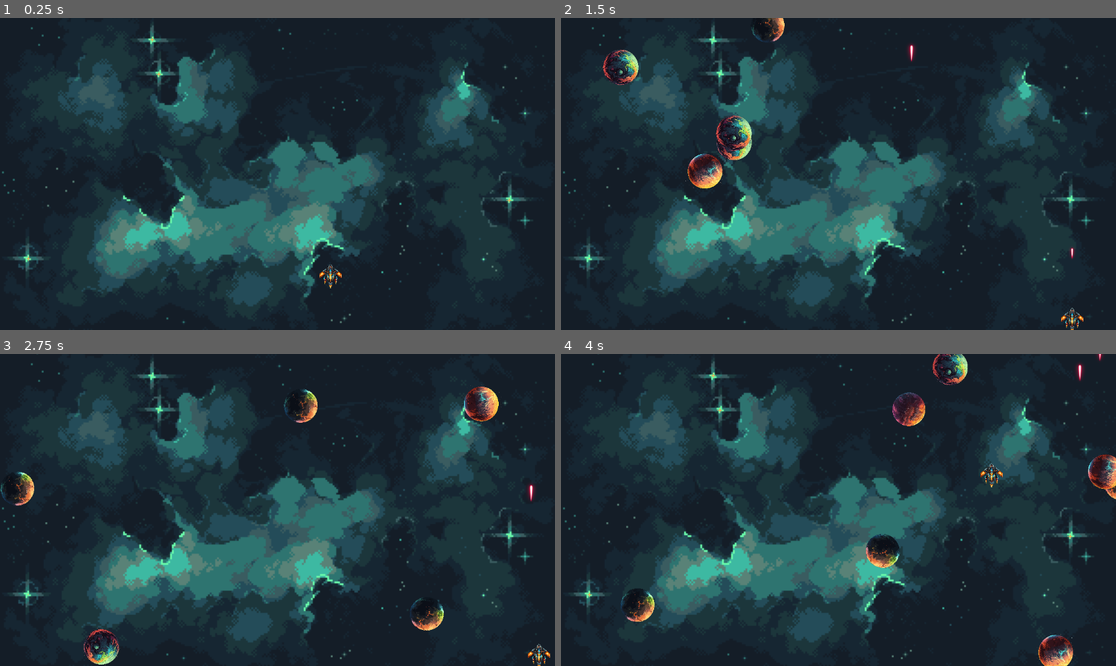
Above: before the commit, frames 1-4 (two rows, left to right).
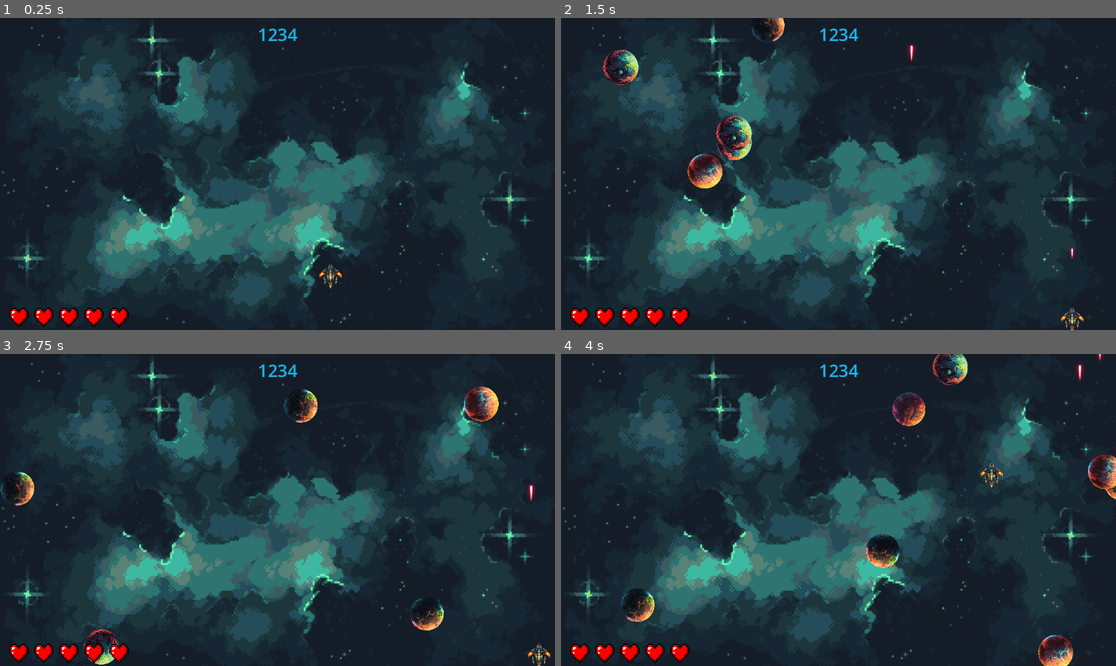
Above: after the commit, the same moments.

Repository: speregil/SpaceShooterTest
Game: Godot game, scene res://scenes/level.tscn
Two runs of this game, one before a commit and one after it. Both use one fixed random seed, a clock stepped at 60 frames per second and the inputs below.
Inputs:
- Up to frame 1 (0.25 s): no input
- Up to frame 2 (1.5 s): hold Right (right) 0.53-1.28 s; tap Space (shoot) at 0.6, 1.35 s; hold Down (down) from 1.28 s (still down)
- Up to frame 3 (2.75 s): release Down (down) at 2.03 s; hold Right (right) from 2.03 s (still down); tap Space (shoot) at 2.1 s
- Up to frame 4 (4 s): release Right (right) at 2.78 s; hold Up (up) 2.78-3.53 s; tap Space (shoot) at 2.85, 3.6 s; hold Left (left) from 3.53 s (still down)

The runs differ from the first frame. In frame 1, 0.9% of the frame differs, in the area x 1-54%, y 3-100%; in frame 2, 0.9%; in frame 3, 0.9%; in frame 4, 0.9%.

Commit message:
UI added

Diff:
--- /dev/null
+++ b/testproject/scenes/game_over.tscn
@@ -0,0 +1,66 @@
+[gd_scene format=3 uid="uid://dfmsoceysvscx"]
+
+[node name="GameOver" type="Control"]
+layout_mode = 3
+anchors_preset = 15
+anchor_right = 1.0
+anchor_bottom = 1.0
+grow_horizontal = 2
+grow_vertical = 2
+
+[node name="BG" type="ColorRect" parent="."]
+layout_mode = 1
+anchors_preset = 15
+anchor_right = 1.0
+anchor_bottom = 1.0
+grow_horizontal = 2
+grow_vertical = 2
+color = Color(0.227451, 0.180392, 0.247059, 1)
+metadata/_edit_lock_ = true
+
+[node name="CenterContainer" type="CenterContainer" parent="."]
+layout_mode = 1
+anchors_preset = 8
+anchor_left = 0.5
+anchor_top = 0.5
+anchor_right = 0.5
+anchor_bottom = 0.5
+offset_left = -43.5
+offset_top = -20.0
+offset_right = 43.5
+offset_bottom = 20.0
+grow_horizontal = 2
+grow_vertical = 2
+
+[node name="VBoxContainer" type="VBoxContainer" parent="CenterContainer"]
+layout_mode = 2
+
+[node name="Label" type="Label" parent="CenterContainer/VBoxContainer"]
+layout_mode = 2
+theme_override_font_sizes/font_size = 72
+text = "Game Over"
+horizontal_alignment = 1
+
+[node name="Label2" type="Label" parent="CenterContainer/VBoxContainer"]
+layout_mode = 2
+theme_override_font_sizes/font_size = 36
+text = "Score 0"
+horizontal_alignment = 1
+
+[node name="MarginContainer" type="MarginContainer" parent="."]
+layout_mode = 1
+anchors_preset = 7
+anchor_left = 0.5
+anchor_top = 1.0
+anchor_right = 0.5
+anchor_bottom = 1.0
+offset_left = -89.5
+offset_top = -40.0
+offset_right = 89.5
+grow_horizontal = 2
+grow_vertical = 0
+theme_override_constants/margin_bottom = 15
+
+[node name="Label" type="Label" parent="MarginContainer"]
+layout_mode = 2
+text = "Press Space to Continue"
--- a/testproject/scenes/level.tscn
+++ b/testproject/scenes/level.tscn
@@ -7,6 +7,7 @@
 [ext_resource type="Texture2D" uid="uid://bdofd6ssmsodv" path="res://sprites/other/star/Star2.png" id="4_b121j"]
 [ext_resource type="Texture2D" uid="uid://5psgdrjy5dsr" path="res://sprites/other/star/Star3.png" id="5_8c41q"]
 [ext_resource type="Texture2D" uid="uid://bvdqq4w8lbhhk" path="res://sprites/other/star/Star4.png" id="6_olg7q"]
+[ext_resource type="PackedScene" uid="uid://dtv0lkepvlaik" path="res://scenes/ui.tscn" id="8_b121j"]
 
 [sub_resource type="SpriteFrames" id="SpriteFrames_w8frs"]
 animations = [{
@@ -41,6 +42,7 @@
 position = Vector2(578, 326.5)
 scale = Vector2(1.875, 1.91944)
 texture = ExtResource("1_w7c3h")
+metadata/_edit_lock_ = true
 
 [node name="Stars" type="Node2D" parent="."]
 
@@ -114,8 +116,12 @@
 autostart = true
 
 [node name="Asteroids" type="Node2D" parent="."]
+metadata/_edit_lock_ = true
 
 [node name="Lasers" type="Node2D" parent="."]
+metadata/_edit_lock_ = true
+
+[node name="CanvasLayer" parent="." instance=ExtResource("8_b121j")]
 
 [connection signal="laser" from="Player" to="." method="_on_player_laser"]
 [connection signal="timeout" from="AsteroidTimer" to="." method="_on_asteroid_timer_timeout"]
--- /dev/null
+++ b/testproject/scenes/ui.tscn
@@ -0,0 +1,60 @@
+[gd_scene load_steps=2 format=3 uid="uid://dtv0lkepvlaik"]
+
+[ext_resource type="Texture2D" uid="uid://dr7eb1qjr6c1n" path="res://sprites/other/life.png" id="1_nt7q6"]
+
+[node name="CanvasLayer" type="CanvasLayer"]
+
+[node name="SocoreContainer" type="MarginContainer" parent="."]
+anchors_preset = 5
+anchor_left = 0.5
+anchor_right = 0.5
+offset_left = -41.0
+offset_right = 41.0
+offset_bottom = 103.0
+grow_horizontal = 2
+theme_override_constants/margin_top = 9
+
+[node name="ScoreLabel" type="Label" parent="SocoreContainer"]
+layout_mode = 2
+theme_override_colors/font_color = Color(0.105882, 0.705882, 0.933333, 1)
+theme_override_colors/font_outline_color = Color(0.925559, 0.954673, 0.998085, 1)
+theme_override_font_sizes/font_size = 36
+text = "1234
+"
+horizontal_alignment = 1
+
+[node name="LifesContainer" type="HBoxContainer" parent="."]
+anchors_preset = 2
+anchor_top = 1.0
+anchor_bottom = 1.0
+offset_left = 19.0
+offset_top = -46.0
+offset_right = 59.0
+offset_bottom = -6.0
+grow_vertical = 0
+theme_override_constants/separation = 12
+
+[node name="Life1" type="TextureRect" parent="LifesContainer"]
+layout_mode = 2
+texture = ExtResource("1_nt7q6")
+expand_mode = 3
+
+[node name="Life2" type="TextureRect" parent="LifesContainer"]
+layout_mode = 2
+texture = ExtResource("1_nt7q6")
+expand_mode = 3
+
+[node name="Life3" type="TextureRect" parent="LifesContainer"]
+layout_mode = 2
+texture = ExtResource("1_nt7q6")
+expand_mode = 3
+
+[node name="Life4" type="TextureRect" parent="LifesContainer"]
+layout_mode = 2
+texture = ExtResource("1_nt7q6")
+expand_mode = 3
+
+[node name="Life5" type="TextureRect" parent="LifesContainer"]
+layout_mode = 2
+texture = ExtResource("1_nt7q6")
+expand_mode = 3
Not shown: 1 places in testproject/scenes/level.tscn that only renumber resources
Binary file added: testproject/sprites/other/life.png
Not shown, added: testproject/sprites/other/life.png.import
